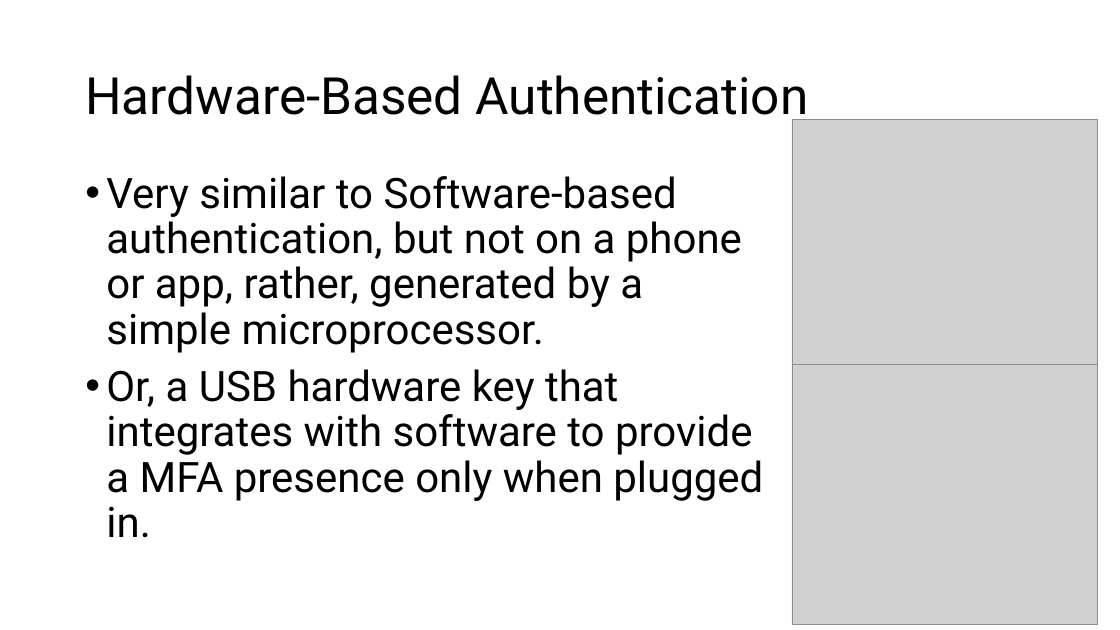
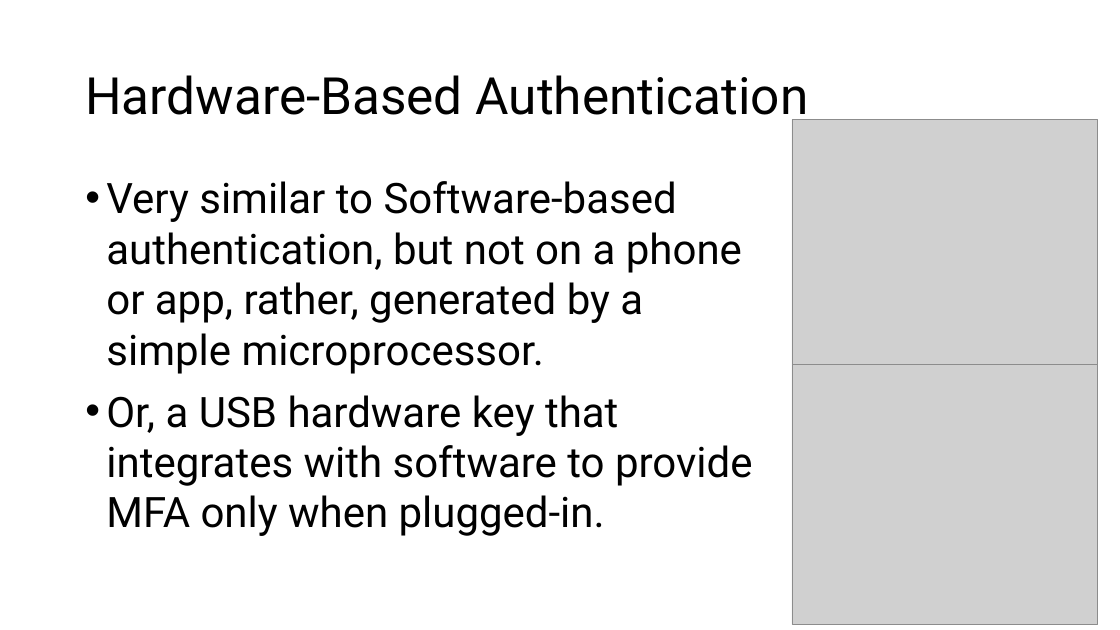
Before and after one commit to williamadba/Public-Presentations, a slide deck: slide 28 of Activ8 Lightning Night 2020/Personal Practical Cybersecurity.pptx (slide 29 before the commit). Drawn at 1120x630 pixels with LibreOffice and Linux fonts; fonts in the diff are those of the drawing; grey boxes stand for pictures. Boxes give left, top, right and bottom in pixels: in the first picture for what was removed or moved away, otherwise in the second. Text is boxed around its words. In the diff, an @@ line names an element or a change of style, - is before the commit and + after.

```diff
--- a/Activ8 Lightning Night 2020/Personal Practical Cybersecurity.pptx
+++ b/Activ8 Lightning Night 2020/Personal Practical Cybersecurity.pptx
@@ text at bbox=[106, 181, 742, 374]: line spacing 0.9 to 1 @@
@@ text at bbox=[106, 395, 752, 536]: text changed @@
-• Or, a USB hardware key that integrates with software to provide a MFA presence only when plugged in.
+• Or, a USB hardware key that integrates with software to provide MFA only when plugged-in.
```
Also in this commit, not shown: 14 other slides changed, 1 slide removed.
